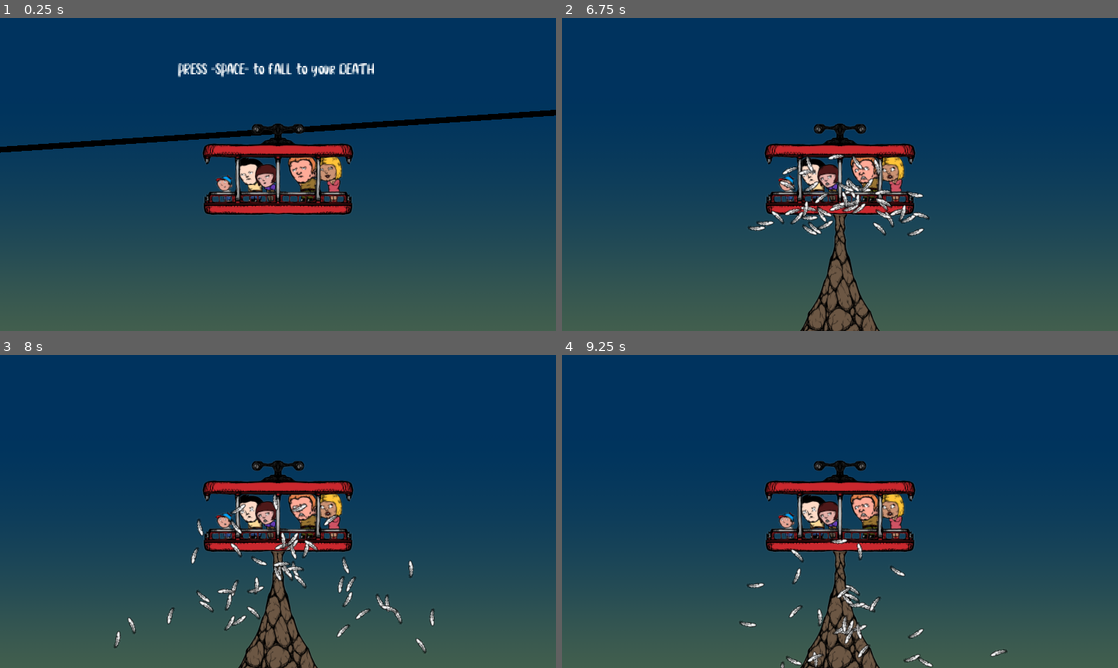
Above: before the commit, frames 1-4 (two rows, left to right).
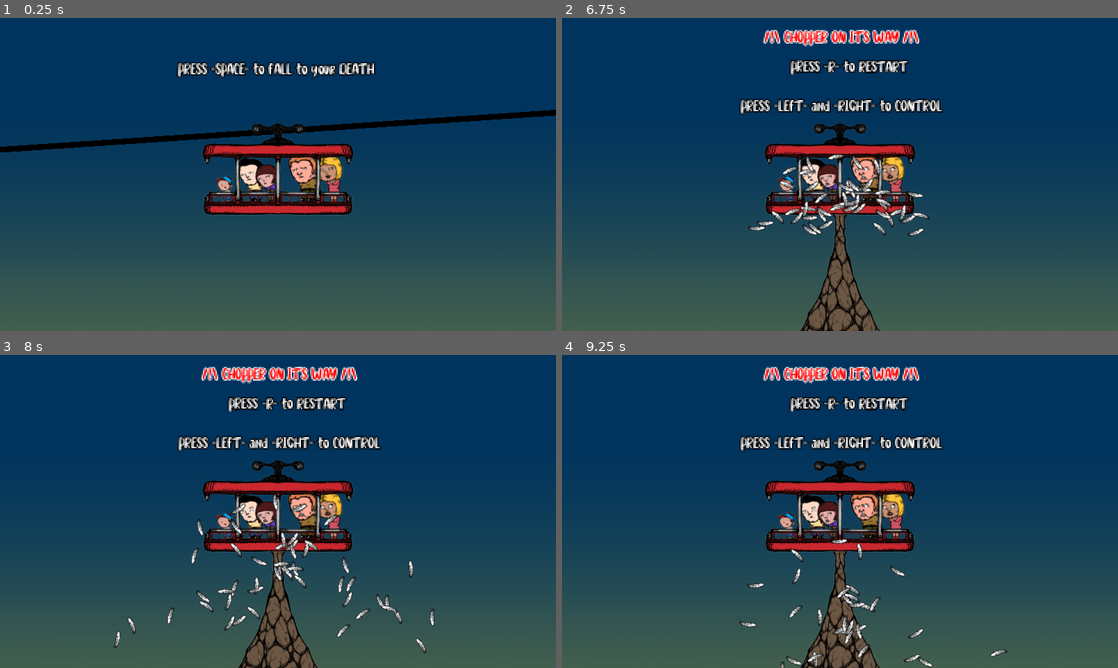
Above: after the commit, the same moments.

Repository: butkeim/LDJAM49
Game: Godot game, scene res://scenes/main/test.tscn
The game is run twice, just before and just after one commit, with the same random seed, the same clock (stepped at 60 frames per second) and the same inputs.
Inputs:
- Up to frame 1 (0.25 s): no input
- Up to frame 2 (6.75 s): tap Enter (ui_accept) at 0.5, 0.77, 1.52, 3.02, 3.77, 4.52, 6.02 s; hold Right (ui_right) 0.53-1.28 s; hold Left (ui_left) 1.28-2.03 s; hold Right (ui_right) 2.03-3.53 s; hold Left (ui_left) 3.53-5.78 s; hold Right (ui_right) from 5.78 s (still down)
- Up to frame 3 (8 s): keep holding Right (ui_right); tap Enter (ui_accept) at 6.77, 7.52 s
- Up to frame 4 (9.25 s): release Right (ui_right) at 8.03 s; hold Left (ui_left) from 8.03 s (still down); tap Enter (ui_accept) at 9.02 s

The runs differ from the first frame. In frame 1, 1.5% of the frame differs, in the area x 31-68%, y 14-59%; in frame 2, 3.1%, in the area x 31-69%, y 3-32%; in frame 3, 3.1%; in frame 4, 3.1%.

Commit message:
intro text

Diff:
--- a/assets/new_dynamicfont.tres
+++ b/assets/new_dynamicfont.tres
@@ -4,4 +4,6 @@
 
 [resource]
 size = 32
+outline_size = 2
+outline_color = Color( 0, 0, 0, 1 )
 font_data = ExtResource( 1 )
--- a/scenes/intro/intro.tscn
+++ b/scenes/intro/intro.tscn
@@ -24,6 +24,12 @@
 [ext_resource path="res://sounds/criHomme1.wav" type="AudioStream" id=22]
 [ext_resource path="res://sounds/collapse.wav" type="AudioStream" id=23]
 [ext_resource path="res://sounds/hit4.wav" type="AudioStream" id=24]
+[ext_resource path="res://assets/Rainbow You.otf" type="DynamicFontData" id=25]
+
+[sub_resource type="DynamicFont" id=15]
+size = 32
+outline_size = 2
+font_data = ExtResource( 25 )
 
 [sub_resource type="Animation" id=1]
 resource_name = "fall"
@@ -1190,6 +1196,18 @@
 "update": 0,
 "values": [ false ]
 }
+tracks/12/type = "value"
+tracks/12/path = NodePath("Label2:visible")
+tracks/12/interp = 1
+tracks/12/loop_wrap = true
+tracks/12/imported = false
+tracks/12/enabled = true
+tracks/12/keys = {
+"times": PoolRealArray( 0 ),
+"transitions": PoolRealArray( 1 ),
+"update": 1,
+"values": [ false ]
+}
 
 [sub_resource type="Animation" id=13]
 resource_name = "fall"
@@ -1485,6 +1503,18 @@
 "update": 1,
 "values": [ true ]
 }
+tracks/25/type = "value"
+tracks/25/path = NodePath("Label2:visible")
+tracks/25/interp = 1
+tracks/25/loop_wrap = true
+tracks/25/imported = false
+tracks/25/enabled = true
+tracks/25/keys = {
+"times": PoolRealArray( 6 ),
+"transitions": PoolRealArray( 1 ),
+"update": 1,
+"values": [ true ]
+}
 
 [node name="Intro" type="Node2D"]
 
@@ -1510,6 +1540,30 @@
 "_edit_use_anchors_": false
 }
 
+[node name="Label2" type="Label" parent="."]
+visible = false
+margin_left = -172.0
+margin_top = 29.0
+margin_right = 181.0
+margin_bottom = 125.0
+custom_fonts/font = ExtResource( 8 )
+text = "            PRESS -R- to RESTART
+
+PRESS -LEFT- and -RIGHT- to CONTROL"
+__meta__ = {
+"_edit_use_anchors_": false
+}
+
+[node name="Label" type="Label" parent="Label2"]
+margin_left = 40.0
+margin_top = -51.0
+margin_right = 313.0
+margin_bottom = -21.0
+custom_colors/font_color = Color( 1, 0, 0, 1 )
+custom_colors/font_outline_modulate = Color( 1, 1, 1, 1 )
+custom_fonts/font = SubResource( 15 )
+text = "/!\\ CHOPPER ON IT'S WAY /!\\"
+
 [node name="Cabin" type="Node2D" parent="."]
 position = Vector2( 0, -500 )
 
@@ -1536,12 +1590,12 @@
 scale = Vector2( 1.1, 1.1 )
 
 [node name="bob_body" type="AnimatedSprite" parent="Cabin/Eric/Node2D"]
-position = Vector2( 1.795, -11.533 )
+position = Vector2( 1.795, -12.0464 )
 scale = Vector2( 0.184717, 0.184717 )
 frames = ExtResource( 2 )
 
 [node name="bob" type="AnimatedSprite" parent="Cabin/Eric/Node2D"]
-position = Vector2( -6, -48 )
+position = Vector2( -5.3, -47.3 )
 scale = Vector2( 0.181912, 0.181912 )
 frames = ExtResource( 4 )
 
@@ -1557,12 +1611,12 @@
 scale = Vector2( 1.05, 1.05 )
 
 [node name="bob_body" type="AnimatedSprite" parent="Cabin/Stephanie/Node2D"]
-position = Vector2( 1.795, -11.533 )
+position = Vector2( 1.795, -12.0464 )
 scale = Vector2( 0.184717, 0.184717 )
 frames = ExtResource( 5 )
 
 [node name="bob" type="AnimatedSprite" parent="Cabin/Stephanie/Node2D"]
-position = Vector2( -6, -48 )
+position = Vector2( -5.3, -47.3 )
 scale = Vector2( 0.181912, 0.181912 )
 frames = ExtResource( 3 )
 
@@ -1577,12 +1631,12 @@
 [node name="Node2D" type="Node2D" parent="Cabin/People"]
 
 [node name="bob_body" type="AnimatedSprite" parent="Cabin/People/Node2D"]
-position = Vector2( 1.795, -11.533 )
+position = Vector2( 1.795, -12.0464 )
 scale = Vector2( 0.184717, 0.184717 )
 frames = ExtResource( 13 )
 
 [node name="bob" type="AnimatedSprite" parent="Cabin/People/Node2D"]
-position = Vector2( -6, -48 )
+position = Vector2( -5.3, -47.3 )
 scale = Vector2( 0.181912, 0.181912 )
 frames = ExtResource( 12 )
 
@@ -1599,12 +1653,12 @@
 scale = Vector2( 0.8, 0.8 )
 
 [node name="bob_body" type="AnimatedSprite" parent="Cabin/Jen/Node2D"]
-position = Vector2( 1.795, -11.533 )
+position = Vector2( 1.795, -12.0464 )
 scale = Vector2( 0.187, 0.187 )
 frames = ExtResource( 18 )
 
 [node name="bob" type="AnimatedSprite" parent="Cabin/Jen/Node2D"]
-position = Vector2( -6, -48 )
+position = Vector2( -5.3, -47.3 )
 scale = Vector2( 0.2, 0.2 )
 frames = ExtResource( 15 )
 
@@ -1620,14 +1674,15 @@
 scale = Vector2( 0.594718, 0.594718 )
 
 [node name="bob_body" type="AnimatedSprite" parent="Cabin/Jimmy/Node2D"]
-position = Vector2( 1.795, -11.533 )
+position = Vector2( 1.795, -12.0464 )
 scale = Vector2( 0.184717, 0.184717 )
 frames = ExtResource( 17 )
 
 [node name="bob" type="AnimatedSprite" parent="Cabin/Jimmy/Node2D"]
-position = Vector2( -6, -48 )
+position = Vector2( -5.3, -47.3 )
 scale = Vector2( 0.181912, 0.181912 )
 frames = ExtResource( 16 )
+frame = 1
 
 [node name="AnimationPlayer" type="AnimationPlayer" parent="Cabin/Jimmy"]
 playback_speed = 2.0
@@ -1652,7 +1707,7 @@
 texture = ExtResource( 6 )
 
 [node name="Bird" type="Sprite" parent="."]
-position = Vector2( 0, 263 )
+position = Vector2( 0, 273 )
 scale = Vector2( 0.25, 0.25 )
 z_index = 2
 texture = ExtResource( 7 )
Not shown: 1 places in scenes/intro/intro.tscn that only renumber resources
